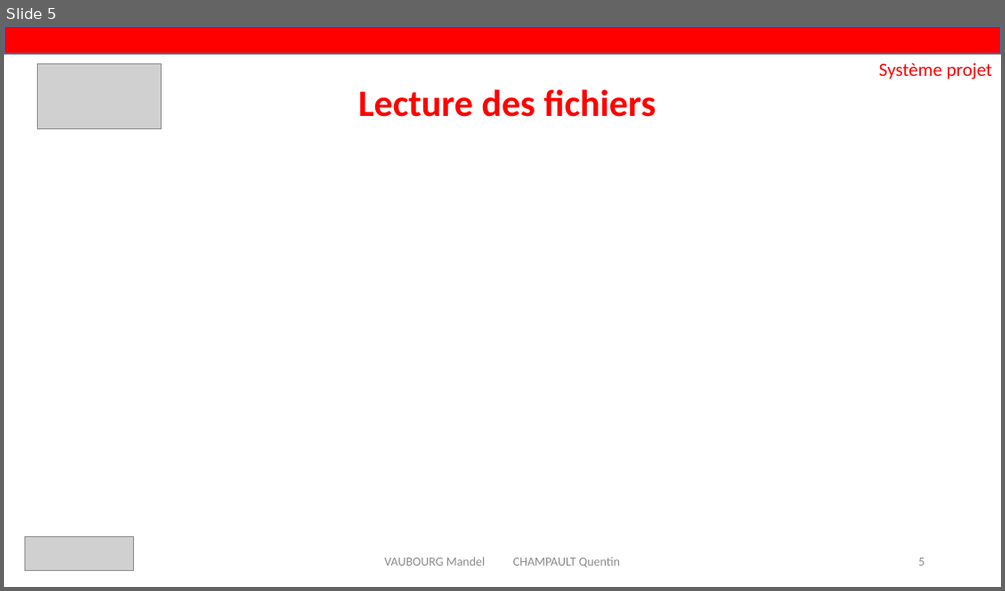
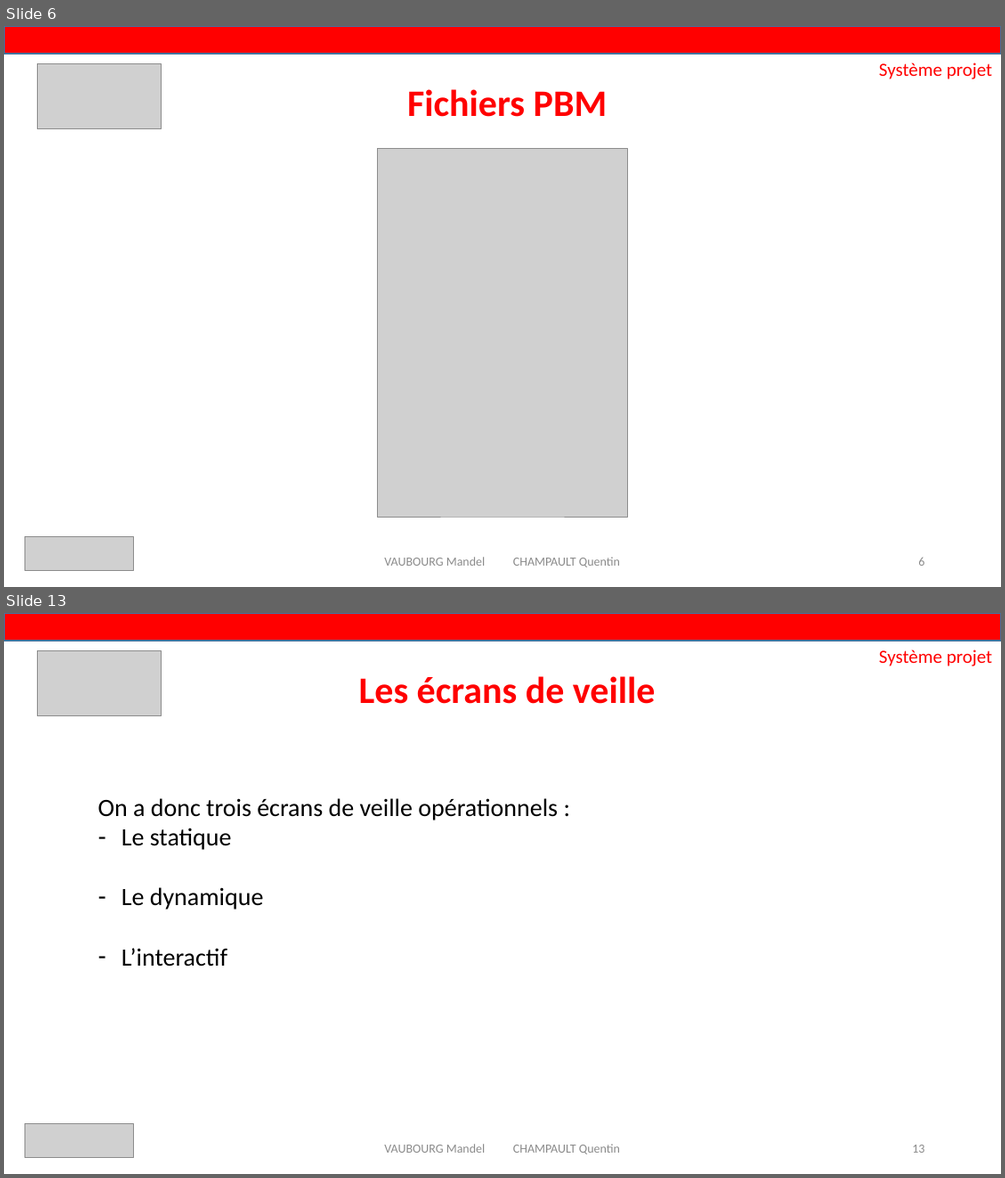
Before and after one commit to Akitoshi02/ExiaScreen, a slide deck: Rapport de fin + Powerpoint/exia.pptx. Shown one above the other, each under a label of ours: slide 5 before the commit, slides 6 and 13 after it; the slides between them are not shown. The pictures are 1005x591 and 1005x1178 pixels, drawn with LibreOffice and Linux fonts; fonts in the diff are those of the drawing; grey boxes stand for pictures. Boxes give left, top, right and bottom in pixels: in the first picture for what was removed or moved away, otherwise in the second. Text is boxed around its words. In the diff, an @@ line names an element or a change of style, - is before the commit and + after.

```diff
--- a/Rapport de fin + Powerpoint/exia.pptx
+++ b/Rapport de fin + Powerpoint/exia.pptx
@@ slide 13 added at (4,613,1001,1174), background #FFFFFF @@
@@ rectangle added at (4,613,1001,641), fill #FF0000, outline #43739E 1 pt @@
@@ picture added at (37,651,161,715) @@
@@ text added at (879,649,992,666), 18 pt, text #FF0000 @@
+Système projet
@@ title added at (359,676,655,704), 36 pt, text #FF0000, bold @@
+Les écrans de veille
@@ text added at (98,798,558,966), 24 pt, text #000000 @@
+On a donc trois écrans de veille opérationnels :
+– Le statique
+– Le dynamique
+– L’interactif
@@ picture added at (25,1124,133,1158) @@
@@ text added at (384,1143,620,1154), 12 pt, text #8C8C8C @@
+VAUBOURG Mandel CHAMPAULT Quentin
@@ page number added at (912,1144,924,1152), 12 pt, text #8C8C8C @@
+13
@@ what was slide 5 is now slide 6 @@
@@ slide 6 changed as well @@
@@ title at (407,89,607,117): text changed @@
-Lecture des fichiers
+Fichiers PBM
@@ picture added at (378,149,628,516) @@
```
Also in this commit, not shown: 5 other slides changed, 11 other slides added.
